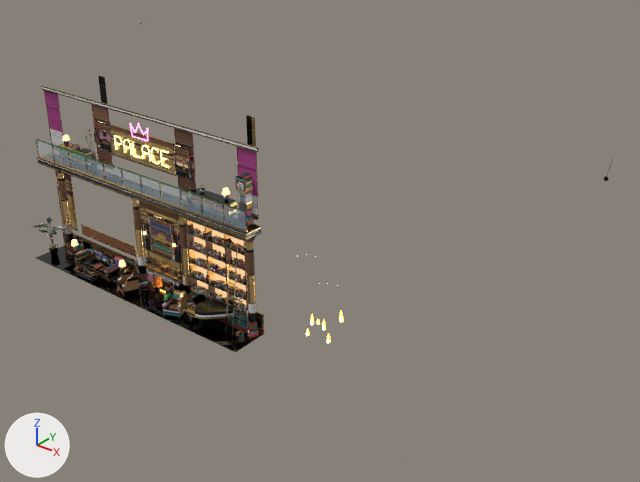
A saved change to the glTF model assets/models/backdrop_rich1.glb.
Both versions are drawn from a camera (50 mm lens) standing at (39.1, -24.1, 22.0) and looking at (17.0, 3.6, 4.8). Every picture has the same lights, and +X, +Y and +Z are marked at lower left. The first picture is the older version. Where no turn or scale is listed for an object, it has been applied to the vertices. Vertices at exactly the same position are counted once.

Script lines for the objects in view, before the commit:
```python
me_cube = bpy.data.meshes.new('Cube')
me_cube.from_pydata(...)  # 8541 vertices, 13027 faces; spans x -8.2..7.5, y -1.0..1.0, z 0.0..9.2
me_cube.materials.append(mat_backdrop_rich1_baked)
me_cube.materials.append(mat_n_amber)  # brown #957742, glowing orange #ffce76
me_cube.materials.append(mat_glass)  # pale blue #daedf9
me_cube.materials.append(mat_shade)  # beige #dab395, glowing beige #ffcb99
me_cube.materials.append(mat_bulb)  # brown #958063, glowing beige #ffddad
me_cube.materials.append(mat_glass_dark)  # greyish blue #596176
me_cube.materials.append(mat_ember)  # brown #954d1d, glowing orange #ff8938
me_cube.materials.append(mat_backlight)  # brown #bc956c, glowing beige #f3c592
me_cube.materials.append(mat_n_gold)  # yellow #95865b, glowing yellow #ffe7a0
me_cube.materials.append(mat_n_pink)  # purple #954277, glowing pink #ff76ce
ob_decor = bpy.data.objects.new('decor', me_cube)
ob_decor.location = (7.5, 0.98, 0.01)
```
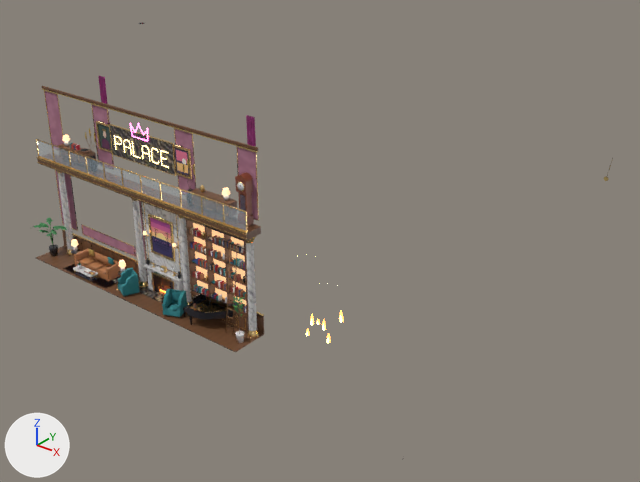
Where the newer file only moved an object's origin or applied its transform, the numbers keep the older frame.

Changed parts and their boxes [x1, y1, x2, y2] in the pictures (640 x 482 px; the box of a moved part takes in the faces that stretch with it):
part 1 of me_cube, moved or reshaped: before [36, 123, 248, 318]; after [36, 124, 247, 317]
part 2 of me_cube, surface changed: [33, 86, 264, 352] in both

Edits to the bpy script that builds the scene:
```text
Change me_cube:
    used by ob_decor; location = (7.5, 0.98, 0.01)
    remove me_cube.from_pydata(...)  # 8541 vertices, 13027 faces; spans x -8.2..7.5, y -1.0..1.0, z 0.0..9.2
    add me_cube.from_pydata(...)  # 8547 vertices, 13029 faces; spans x -8.2..7.5, y -1.0..1.0, z 0.0..9.2
    me_cube part 1: 46 vertices moved within x -5.6..6.9, y -0.9..0.9, z 0.0..8.6; 73 vertices removed from x -7.4..7.5, y -0.9..1.0, z 0.0..8.1; 79 vertices added at x -7.4..7.4, y -0.9..1.0, z 0.0..8.1
    me_cube part 2: 11692 kept faces spanning x -8.2..7.5, y -1.0..1.0, z 0.0..9.2 get new texture (UV) coordinates
```
